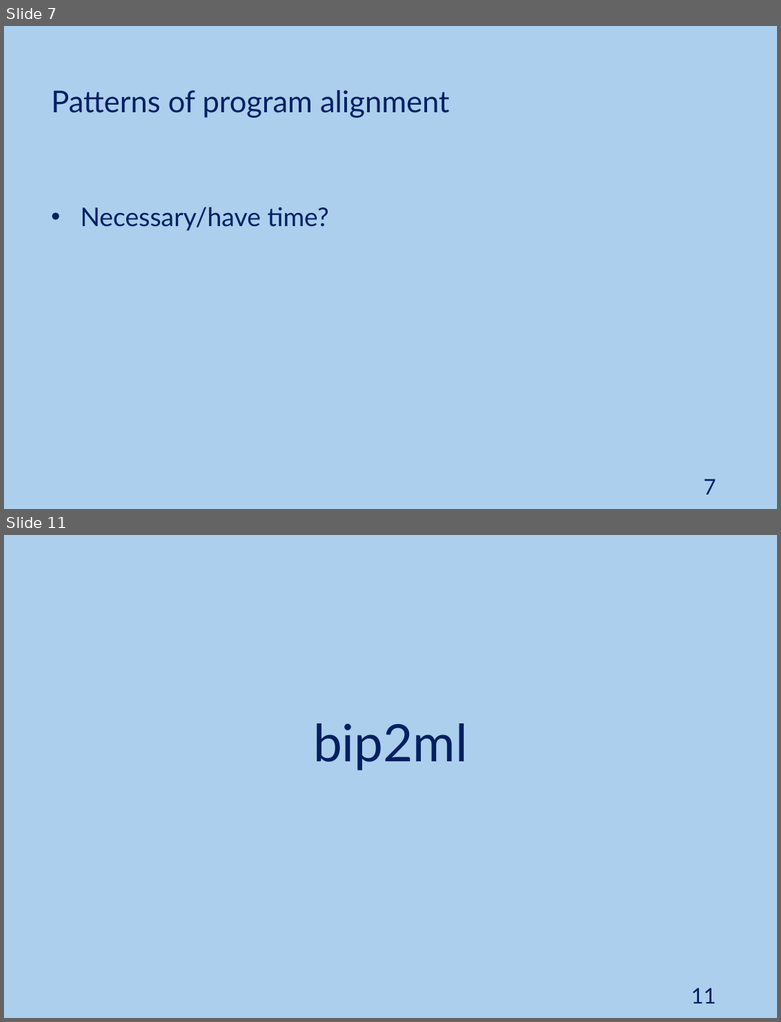
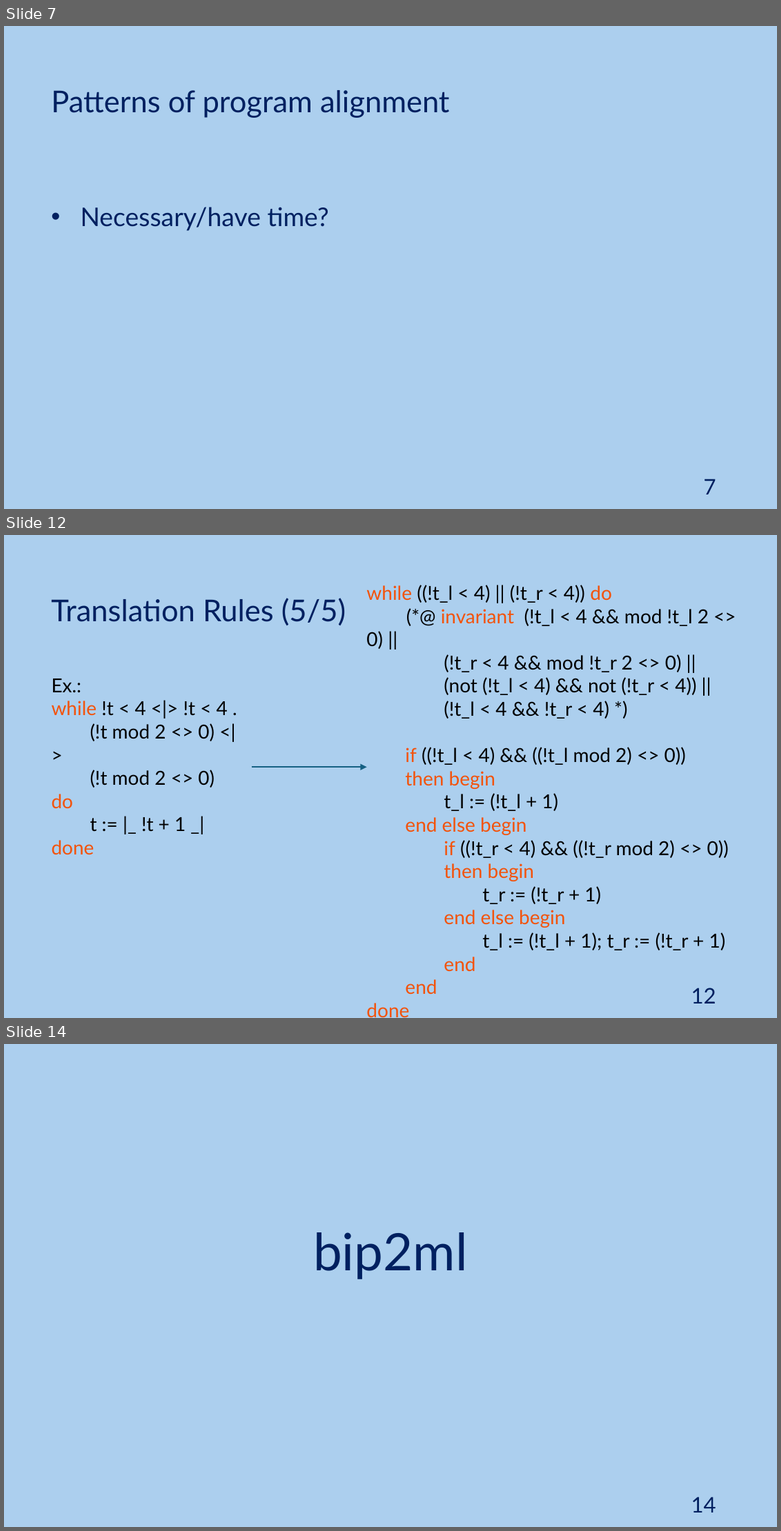
Before and after one commit to JoaoNini75/MasterThesis, a slide deck: tese/presentation/Ap Tese.pptx. Shown one above the other, each under a label of ours: slides 7 and 11 before the commit, slides 7, 12 and 14 after it; the slides between them are not shown. The pictures are 781x1022 and 781x1531 pixels, drawn with LibreOffice and Linux fonts; fonts in the diff are those of the drawing. Boxes give left, top, right and bottom in pixels: in the first picture for what was removed or moved away, otherwise in the second. Text is boxed around its words. In the diff, an @@ line names an element or a change of style, - is before the commit and + after.

Commit message:
Added examples to translation rules' list

```diff
--- a/tese/presentation/Ap Tese.pptx
+++ b/tese/presentation/Ap Tese.pptx
@@ slide 12 added at box(4, 535, 777, 1018), background #ACCFEE @@
@@ text added at box(366, 585, 728, 994), 18 pt, text #000000 @@
+while ((!t_l < 4) || (!t_r < 4)) do
+(*@ invariant (!t_l < 4 && mod !t_l 2 <> 0) ||
+(!t_r < 4 && mod !t_r 2 <> 0) ||
+(not (!t_l < 4) && not (!t_r < 4)) ||
+(!t_l < 4 && !t_r < 4) *)
+if ((!t_l < 4) && ((!t_l mod 2) <> 0))
+then begin
+t_l := (!t_l + 1)
+end else begin
+if ((!t_r < 4) && ((!t_r mod 2) <> 0))
+then begin
+t_r := (!t_r + 1)
+end else begin
+t_l := (!t_l + 1); t_r := (!t_r + 1)
+end
+end
+done
@@ text added at box(51, 598, 346, 625), 28 pt, text #002060 @@
+Translation Rules (5/5)
@@ text added at box(52, 679, 228, 855), 18 pt, text #000000 @@
+Ex.:
+while !t < 4 <|> !t < 4 .
+(!t mod 2 <> 0) <|>
+(!t mod 2 <> 0)
+do
+t := |_ !t + 1 _|
+done
@@ arrow added from (251, 767) to (366, 767), #156082 1.5 pt @@
@@ page number added at box(691, 988, 716, 1004), 20 pt, text #002060 @@
+12
@@ what was slide 11 is now slide 14 @@
@@ page number at box(691, 1497, 716, 1513): text changed @@
-11
+14
```
Also in this commit, not shown: 17 slides changed, 4 other slides added, 24 slides removed.
